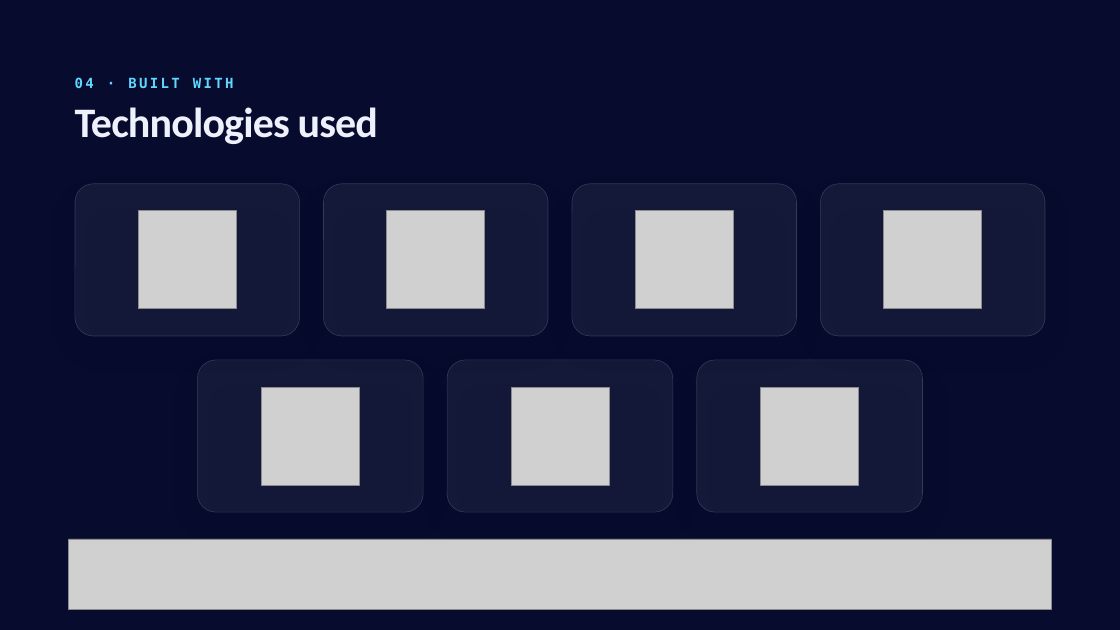
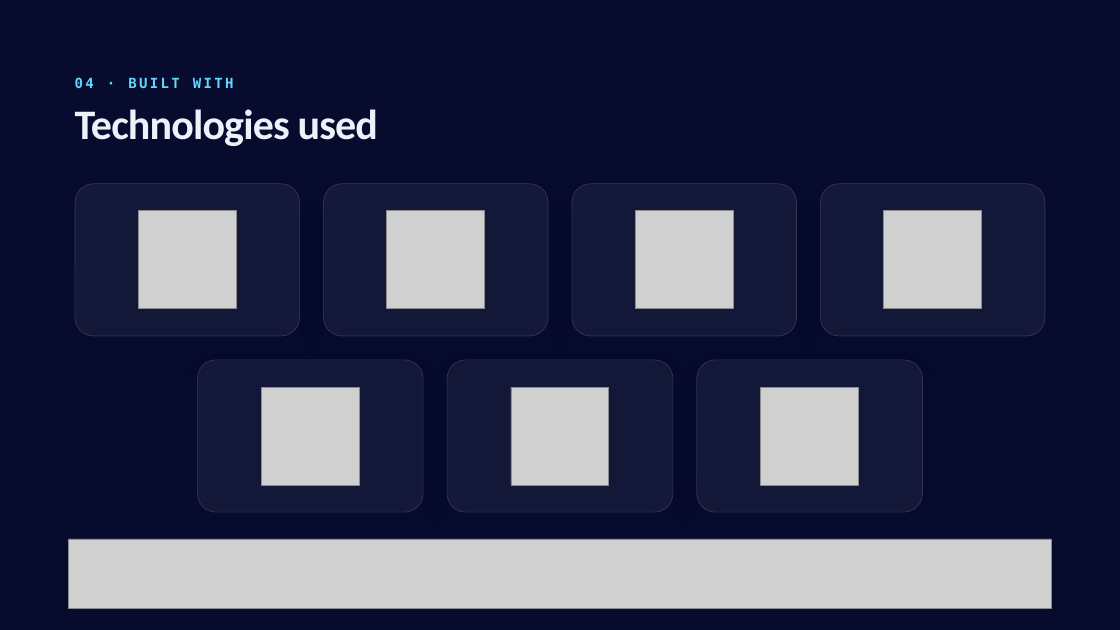
Before and after one commit to ITGeorgiev24/Code-Craft, a slide deck: slide 8 of CodeCraft/docs/presentation.pptx. Drawn at 1120x630 pixels with LibreOffice and Linux fonts; fonts in the diff are those of the drawing; grey boxes stand for pictures; background and template pictures are left out. Boxes give left, top, right and bottom in pixels: in the first picture for what was removed or moved away, otherwise in the second. Text is boxed around its words. In the diff, an @@ line names an element or a change of style, - is before the commit and + after.

```diff
--- a/CodeCraft/docs/presentation.pptx
+++ b/CodeCraft/docs/presentation.pptx
@@ title "Technologies used" at (75,109,378,146): line spacing 38.9pt to 41.4pt @@
```
Also in this commit, not shown: 6 other slides changed, 21 other files.
